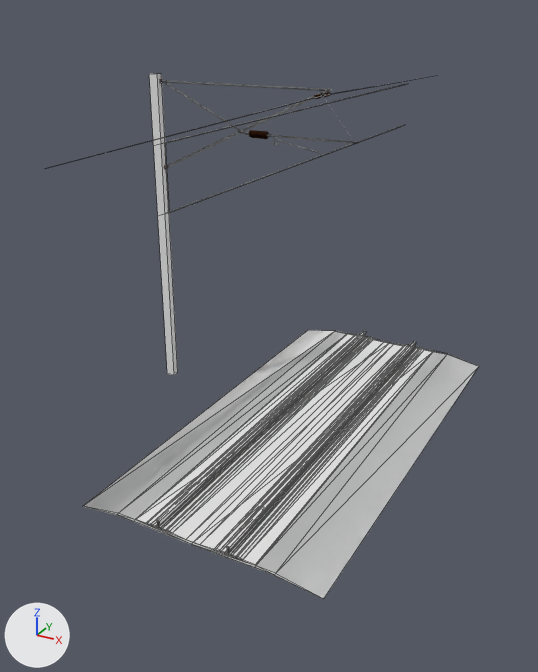
One commit to the Blender file Models/DKGantry/U/PGA_DKGantry_Us1t8m_KL.blend: the scene before it, then after it.
One viewpoint serves both versions: a 50 mm lens placed at (6.41, -13.82, 8.91), pointed at (-0.78, -0.73, 2.37). Every picture has the same lights, and +X, +Y and +Z are marked at lower left. Mesh edges are drawn as thin lines on the coarser meshes.

The scene before the commit, as lines of its bpy script (objects in view):
```python
me_nr_db01_01_001 = bpy.data.meshes.new('nr_db01~01.001')
me_nr_db01_01_001.from_pydata(...)  # 312 vertices, 224 faces; spans x -2.6..2.6, y -0.43..10.07, z -7.2..0.02
me_pga_dk_gantry_n1t6m_l_pole_001 = bpy.data.meshes.new('pga_dk_gantry_n1t6m_L_pole.001')
me_pga_dk_gantry_n1t6m_l_pole_001.from_pydata(...)  # a box spanning x 3.89..4.11, y -0.08..0.08, z 0.37..7.62
me_pga_dk_gantry_n1t6m_l_pole_001.materials.append(mat_pga_dkgantry_n)  # its picture is missing
ob_nr_db01_01 = bpy.data.objects.new('nr_db01~01', me_nr_db01_01_001)
ob_nr_db01_01.location = (0.0, -5.0, 0.0)
ob_nr_db01_01.rotation_euler = (0.0, 3.142, 0.0)  # degrees (0, 180, 0)
ob_pga_dk_gantry_n1t6m_l_pole_001 = bpy.data.objects.new('pga_dk_gantry_n1t6m_L_pole.001', me_pga_dk_gantry_n1t6m_l_pole_001)
ob_pga_dk_gantry_n1t6m_l_pole_001.location = (0.0, 0.0, 0.0)
ob_pga_dk_gantry_n1t6m_l_pole_001.rotation_euler = (0.0, 0.0, -3.142)  # degrees (0, 0, -180)
```
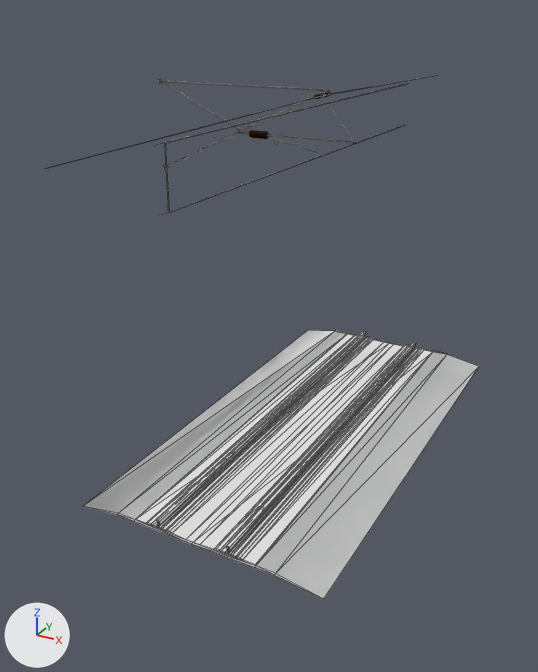
Changed parts and their boxes (x1, y1, x2, y2) in the pictures (538 x 672 px):
'pga_dk_gantry_n1t6m_L_pole.001', deleted
    before: (149, 73, 178, 375)

What changed in the scene script:
```text
Remove ob_pga_dk_gantry_n1t6m_l_pole_001:
    ob_pga_dk_gantry_n1t6m_l_pole_001 = bpy.data.objects.new('pga_dk_gantry_n1t6m_L_pole.001', me_pga_dk_gantry_n1t6m_l_pole_001)
    ob_pga_dk_gantry_n1t6m_l_pole_001.location = (0.0, 0.0, 0.0)
    ob_pga_dk_gantry_n1t6m_l_pole_001.rotation_euler = (0.0, 0.0, -3.142)  # degrees (0, 0, -180)
```
